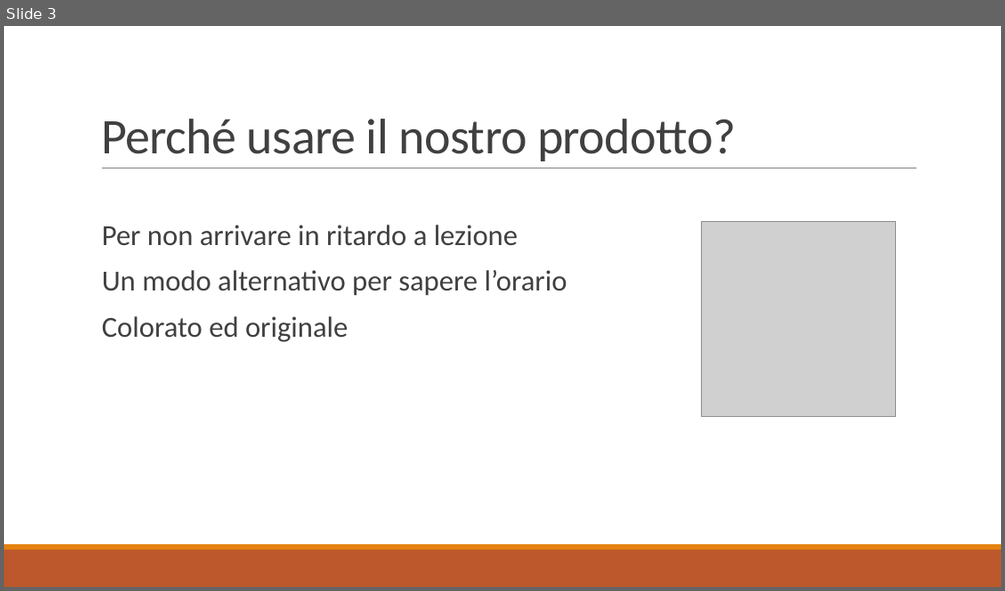
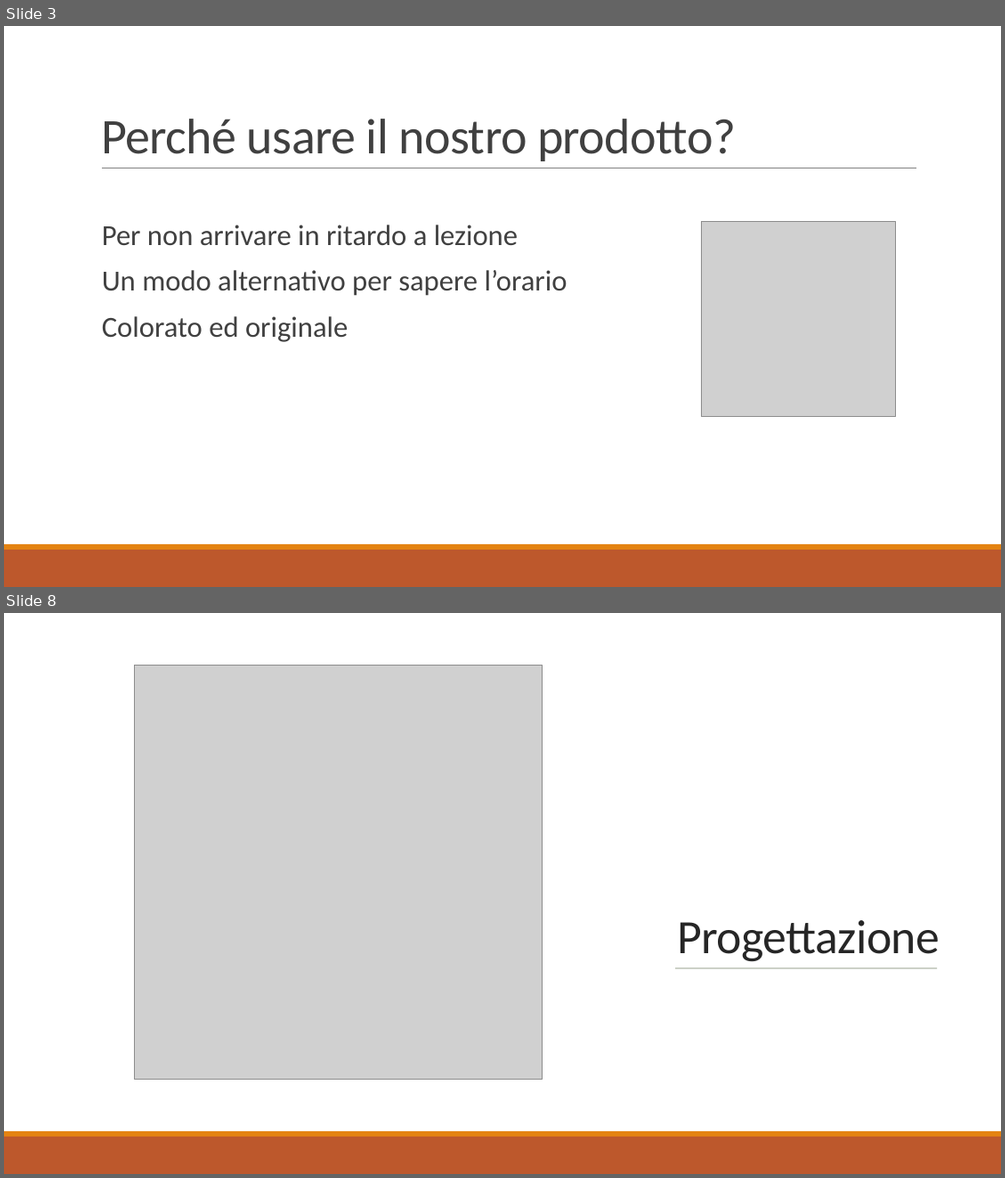
Before and after one commit to PaoloWeishaupt/Word-Clock, a slide deck: Presentazione/Presentazione_Word_Clock.pptx. Shown one above the other, each under a label of ours: slide 3 before the commit, slides 3 and 8 after it; the slides between them are not shown. The pictures are 1005x591 and 1005x1178 pixels, drawn with LibreOffice and Linux fonts; fonts in the diff are those of the drawing; grey boxes stand for pictures. Boxes give left, top, right and bottom in pixels: in the first picture for what was removed or moved away, otherwise in the second. Text is boxed around its words. In the diff, an @@ line names an element or a change of style, - is before the commit and + after.

```diff
--- a/Presentazione/Presentazione_Word_Clock.pptx
+++ b/Presentazione/Presentazione_Word_Clock.pptx
@@ slide 8 added at box(4, 613, 1001, 1174), background #FFFFFF @@
@@ rectangle added at box(4, 613, 1001, 1131), fill #FFFFFF @@
@@ picture added at box(134, 666, 542, 1078) @@
@@ title added at box(677, 920, 939, 962), 46 pt, text #262626 @@
+Progettazione
@@ line added from (676, 968) to (938, 968), #637052 0.5 pt @@
@@ rectangle added at box(4, 1131, 1001, 1136), fill #E48312 @@
@@ rectangle added at box(4, 1136, 1001, 1174), fill #BD582C @@
```
Also in this commit, not shown: 3 slides changed, 6 other slides added, 1 slide removed.
